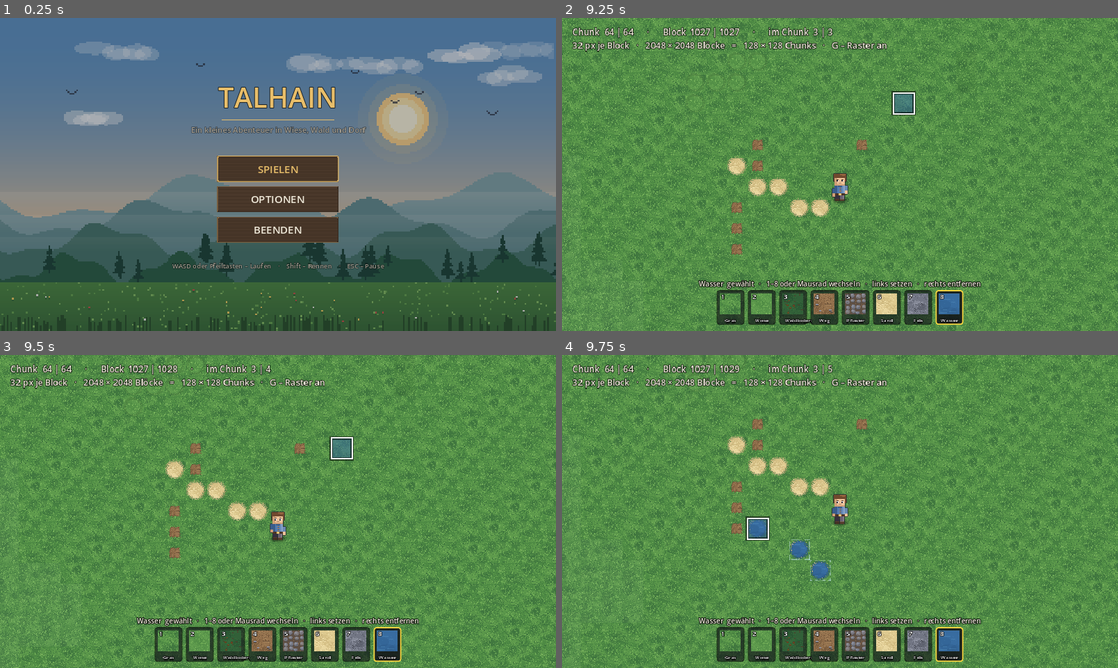
Above: before the commit, frames 1-4 (two rows, left to right).
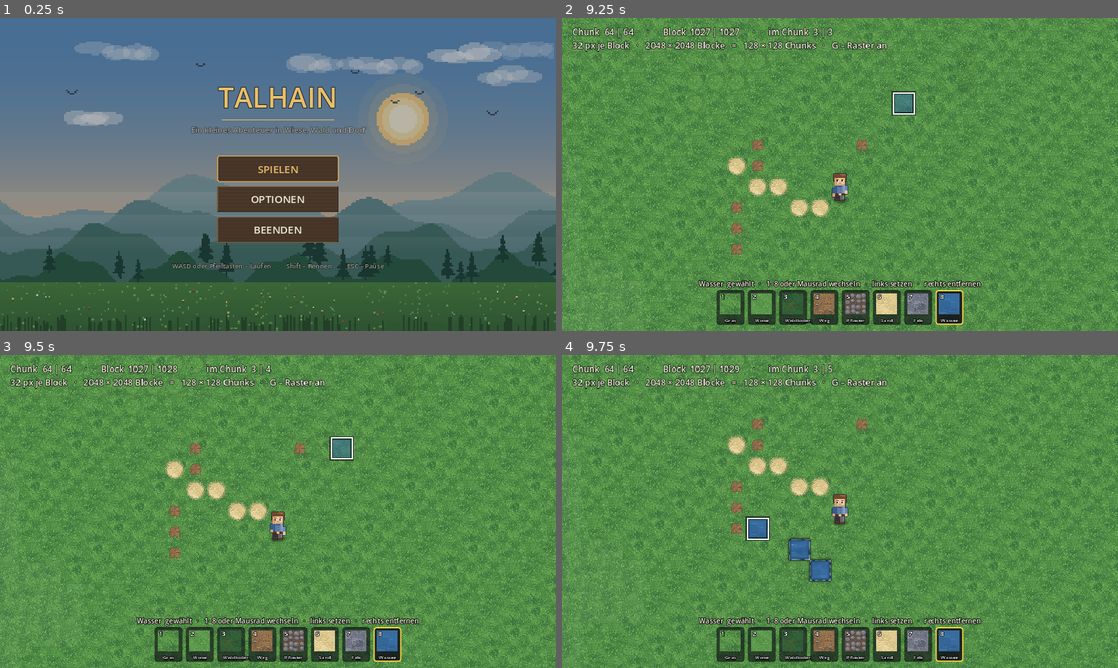
Above: after the commit, the same moments.

Repository: Liouinz/2D-Spiel-
Game: Godot game, scene res://scenes/main.tscn
The game is run twice, just before and just after one commit, with the same random seed, the same clock (stepped at 60 frames per second) and the same inputs.
Inputs (mouse positions are in pixels of both pictures, inside the frame that each line leads up to):
- Up to frame 1 (0.25 s): no input
- Up to frame 2 (9.25 s): click "SPIELEN" at 0.5 s; tap Enter at 1.25 s; move the mouse to (962, 158) at 1.27 s; hold D (move_right) 1.28-2 s; hold Shift (run) 1.28-2 s; click (962, 158) at 1.42 s; tap Space (jump) at 1.52, 4.52, 7.52 s; drag from (728, 190) to (812, 237) at 2.02 s; move the mouse to (895, 105) at 2.77 s; hold D (move_right) 2.78-3.5 s; hold G (toggle_grid) 2.78-3.5 s; tap Shift (run) at 3.05 s; drag from (812, 237) to (673, 127) at 3.52 s; move the mouse to (1006, 221) at 4.27 s; hold A (move_left) 4.28-5 s; hold Shift (run) 4.28-5 s; tap 2 at 4.35 s; drag from (673, 127) to (756, 96) at 5.02 s; move the mouse to (867, 174) at 5.77 s; hold S (move_down) 5.78-6.5 s; hold Shift (run) 5.78-6.5 s; tap 4 at 5.85 s; click (867, 174) at 5.92 s; drag from (756, 96) to (728, 190) at 6.52 s; move the mouse to (962, 158) at 7.27 s; hold W (move_up) 7.28-8 s; hold Shift (run) 7.28-8 s; tap 6 at 7.35 s; drag from (728, 190) to (812, 237) at 8.02 s; move the mouse to (895, 105) at 8.77 s; hold S (move_down) from 8.78 s (still down); hold Shift (run) from 8.78 s (still down); tap 8 at 8.85 s
- Up to frame 3 (9.5 s): keep holding S (move_down); keep holding Shift (run)
- Up to frame 4 (9.75 s): release S (move_down) at 9.5 s; release Shift (run) at 9.5 s; drag from (812, 574) to (673, 464) at 9.52 s

Frames 1-3 are identical in both runs. In frame 4, 0.4% of the frame differs, in the area x 33-49%, y 51-73%.

Commit message:
Klippen und Ufer: Kanten mit Hoehe statt weicher Verlaeufe
Fels und Wasser sahen flach aus, weil das Eck-Autotiling sie in die Nachbarn
einblendete. Recherche (Slynyrd, "Top Down Tiles"): Hoehe entsteht durch eine
Wandflaeche nach unten plus einen Schlagschatten, der immer gleich lang ist,
egal wie hoch die Wand ist.

Neue Datei src/gfx/edge_art.gd baut drei Kachelsaetze ueber eine 4-Bit-
Nachbarmaske, dazu zwei neue TileMapLayer (Kanten, Schatten) unter der
Brandung:

- Klippe: Wandflaeche mit Farbverlauf, Rissen und waagerechter Schichtung,
  darueber eine helle Bruchkante. Drei Ausfuehrungen je Maske, nach Position
  gestreut - mit nur einer wiederholte sich dieselbe Wand an jeder Kachel.
- Die Wand laeuft ueber die Blockkante: obere 16 px auf der Felskachel, untere
  7 px auf der Kachel darunter, danach 10 px Schlagschatten nach rechts
  versetzt. Der Verlauf laeuft ueber beide Kacheln durch, sonst gibt es eine
  Naht.
- Ufer: dunkles Band auf dem Land, Tiefenband im Wasser. Statt gezogener
  Linien wird je Pixel der Abstand zur naechsten anderen Seite gerechnet und
  daraus die Deckkraft, gedithert ueber dieselbe Bayer-Matrix wie sonst - an
  Ecken laufen die Baender dadurch ineinander statt ein L zu bilden.

Fels und flaches Wasser verlaufen jetzt gar nicht mehr, sondern belegen genau
ihre Bloecke. Das war noetig, weil das Eck-Autotiling die Gelaendegrenze auf
das Eckraster legt - eine halbe Kachel versetzt zum Blockraster. Wand,
Uferband und Brandung sassen dadurch neben dem sichtbaren Rand; die Brandung
landete auf dem Sand statt im Wasser. Tiefwasser bleibt weich, dort geht es
um Tiefe statt um eine Kante; Wiese, Waldboden und Sand ebenso.

Nebenbei: TileSetAtlasSource braucht Textur und Kachelgroesse VOR create_tile,
sonst legt sie keine Kacheln an (49 Fehlermeldungen je Weltaufbau).

Selbsttest: 68 Pruefungen, alle gruen - neu die Klippenwand, der Schlagschatten
unter ihr, das Uferband auf dem Land und das Tiefenband im Wasser.

Co-Authored-By: Claude Opus 5 <noreply@anthropic.com>
Claude-Session: https://claude.ai/code/session_01HgYAB6E32DDv1UqE7nxM7u

Diff:
--- a/src/dev/self_test.gd
+++ b/src/dev/self_test.gd
@@ -411,6 +411,10 @@
 			var c := o + Vector2i(x, y)
 			if tool.map.get_tile(c.x, c.y) == MapData.Tile.GRASS:
 				tool.place(c, MapData.Tile.MEADOW)
+	# Felsplateau: hier muss die Klippe mit Wand und Schlagschatten entstehen
+	for y in range(-2, 3):
+		for x in range(14, 21):
+			tool.place(o + Vector2i(x, y), MapData.Tile.ROCK)
 	# Teich mit Sandsaum
 	for y in range(6, 11):
 		for x in range(7, 13):
@@ -421,7 +425,21 @@
 	await _frames(2)
 	_check(tool.map.is_solid(o.x + 9, o.y + 8), "Teich blockiert")
 
-	player.position = Vector2(o.x + 7.0, o.y + 4.0) * Config.TILE
+	# Klippe: Wandkachel auf dem Fels, Schlagschatten auf der Kachel darunter
+	var edges: TileMapLayer = world.streamer.layers[GroundTileSet.LAYER_EDGE]
+	var shadows: TileMapLayer = world.streamer.layers[GroundTileSet.LAYER_SHADOW]
+	var brink := o + Vector2i(17, 2)          # unterste Felsreihe
+	_check(edges.get_cell_source_id(brink) != -1, "Fels bekommt eine Kantenkachel")
+	_check(shadows.get_cell_source_id(brink + Vector2i(0, 1)) != -1,
+		"Schlagschatten liegt unter der Klippe")
+	_check(shadows.get_cell_source_id(brink) == -1,
+		"Auf dem Fels selbst liegt kein Schatten")
+	var shore := o + Vector2i(9, 6)           # Sand direkt über dem Teich
+	_check(edges.get_cell_source_id(shore) != -1, "Land am Wasser bekommt eine Uferkante")
+	_check(edges.get_cell_source_id(o + Vector2i(9, 7)) != -1,
+		"Wasser am Ufer bekommt ein Tiefenband")
+
+	player.position = Vector2(o.x + 12.0, o.y + 4.0) * Config.TILE
 	player.velocity = Vector2.ZERO
 	world.camera.snap_to_target()
 	await _frames(6)
--- /dev/null
+++ b/src/gfx/edge_art.gd
@@ -0,0 +1,244 @@
+class_name EdgeArt
+extends RefCounted
+## Kanten, die Höhe zeigen: Felsklippen und Ufer.
+##
+## Das Eck-Autotiling des Bodens blendet Nachbarn weich ineinander. Für Wiese
+## und Waldboden ist das richtig — für Fels und Wasser nicht: dort soll man
+## sehen, dass es eine Stufe gibt, statt eines Farbverlaufs.
+##
+## Wie Pixel-Spiele Höhe erzeugen (Slynyrd, „Top Down Tiles"):
+##   * eine WANDFLÄCHE nach unten, weil man von schräg oben schaut
+##   * darunter ein SCHLAGSCHATTEN — höchstens eine Kachel lang, und immer
+##     gleich lang, egal wie hoch die Wand ist
+##   * eine LICHTKANTE oben, wo die Fläche vom Licht angeschnitten wird
+## Die Lichtrichtung ist dieselbe wie überall sonst im Spiel: von oben links.
+##
+## Angesprochen wird über eine 4-Bit-Nachbarmaske. Bit 1 = Norden, 2 = Osten,
+## 4 = Süden, 8 = Westen; gesetzt heißt „dort ist der Nachbar ANDERS".
+
+const T := Config.TILE
+
+const N := 1
+const E := 2
+const S := 4
+const W := 8
+
+## Die Wand läuft über die Blockkante hinweg: die obere Hälfte liegt auf der
+## Felskachel, die untere auf der Kachel darunter.
+##
+## Das muss so sein, weil das Eck-Autotiling die Geländegrenze auf das ECKRASTER
+## legt — eine halbe Kachel versetzt zum Blockraster. Der Fels läuft dadurch
+## schon in der Kachelmitte in Gras aus. Eine Wand nur im unteren Kachelteil
+## stünde sichtbar auf Gras. Deckt sie beide Kacheln, verdeckt sie den weichen
+## Auslauf und die Kante sitzt dort, wo der Block endet.
+const WALL_TOP := 16         ## auf der Felskachel, von unten gerechnet
+const WALL_FOOT := 7         ## auf der Kachel darunter
+const SHADOW_H := 10         ## Schlagschatten darunter — immer gleich lang
+const SHADOW_DX := 2         ## Versatz nach rechts: Licht kommt von links
+const BANK_W := 5            ## Uferkante auf dem Land
+const DEPTH_W := 7           ## Tiefenband im Wasser
+
+var source: int = -1                    ## Quellen-ID im TileSet
+## Drei Ausführungen je Maske. Ohne sie wiederholt sich dieselbe Wand an jeder
+## Kachel und die Klippe sieht gestempelt aus.
+const VARIANTS := 3
+
+var cliff: Array[Vector2i] = []         ## (Maske * VARIANTS + Ausführung)
+var bank: Array[Vector2i] = []          ## Maske -> Kachel (Land am Wasser)
+var depth: Array[Vector2i] = []         ## Maske -> Kachel (Wasser am Land)
+var foot: Array[Vector2i] = []          ## Wandfuss + Schlagschatten darunter
+
+## Baut den Atlas und hängt ihn in das übergebene TileSet.
+static func build(ts: TileSet) -> EdgeArt:
+	var e := EdgeArt.new()
+	var tiles: Array[Image] = []
+
+	for mask in 16:
+		for v in VARIANTS:
+			e.cliff.append(_slot(tiles, _cliff_tile(mask, v)))
+	for mask in 16:
+		e.bank.append(_slot(tiles, _bank_tile(mask)))
+	for mask in 16:
+		e.depth.append(_slot(tiles, _depth_tile(mask)))
+	for v in VARIANTS:
+		e.foot.append(_slot(tiles, _foot_tile(v)))
+
+	var cols := 8
+	var rows := int(ceil(float(tiles.size()) / cols))
+	var atlas := Pixel.make(cols * T, rows * T)
+	for i in tiles.size():
+		var pos := Vector2i(i % cols, i / cols)
+		atlas.blit_rect(tiles[i], Rect2i(Vector2i.ZERO, tiles[i].get_size()), pos * T)
+
+	# Textur und Kachelgröße MÜSSEN vor create_tile stehen: sonst hält die
+	# Quelle jede Kachel für ausserhalb der Textur liegend und legt keine an.
+	var src := TileSetAtlasSource.new()
+	src.texture = Pixel.tex(atlas)
+	src.texture_region_size = Vector2i(T, T)
+	for i in tiles.size():
+		src.create_tile(Vector2i(i % cols, i / cols))
+	e.source = ts.add_source(src)
+	return e
+
+static func _slot(tiles: Array[Image], img: Image) -> Vector2i:
+	var i := tiles.size()
+	tiles.append(img)
+	return Vector2i(i % 8, i / 8)
+
+# --- Fels ---------------------------------------------------------------
+
+## Die Klippe. Nach Süden hin eine Wand, nach Norden eine Lichtkante, seitlich
+## abgesetzte Ränder. Zusammen liest sich das als erhöhte Fläche.
+static func _cliff_tile(mask: int, v: int) -> Image:
+	var img := Pixel.make(T, T)
+
+	if mask & S:
+		_wall(img, T - WALL_TOP, WALL_TOP, true, v)
+
+	if mask & N:
+		# Oberkante: erst eine dunkle Trennlinie zum Nachbarn, dann die
+		# Lichtkante. Ohne die Trennlinie klebt der harte Felsrand am Gras.
+		for x in T:
+			var jag := 1 if _rough(x, 91 + v * 7) < 2 else 0
+			Pixel.px(img, x, jag, Palette.STONE_DARK.darkened(0.30))
+			Pixel.px(img, x, jag + 1, Palette.STONE_LIGHT)
+			Pixel.px(img, x, jag + 2, Palette.STONE_LIGHT.lerp(Palette.STONE, 0.45))
+			Pixel.px(img, x, jag + 3, Palette.STONE_LIGHT.lerp(Palette.STONE, 0.78))
+
+	if mask & W:
+		# Lichtseite: das Licht kommt von links oben.
+		for y in T:
+			var jag := 1 if _rough(y, 37 + v * 7) < 2 else 0
+			Pixel.px(img, jag, y, Palette.STONE_DARK.darkened(0.22))
+			Pixel.px(img, jag + 1, y, Palette.STONE_LIGHT.lerp(Palette.STONE, 0.25))
+			Pixel.px(img, jag + 2, y, Palette.STONE_LIGHT.lerp(Palette.STONE, 0.70))
+	if mask & E:
+		# Schattenseite
+		for y in T:
+			var jag := 1 if _rough(y, 53 + v * 7) < 2 else 0
+			Pixel.px(img, T - 1 - jag, y, Palette.STONE_DARK.darkened(0.35))
+			Pixel.px(img, T - 2 - jag, y, Palette.STONE_DARK)
+			Pixel.px(img, T - 3 - jag, y, Palette.STONE_DARK.lerp(Palette.STONE, 0.55))
+	return img
+
+## Die Fortsetzung der Wand auf der Kachel unter dem Fels, dazu der
+## Schlagschatten. Er ist immer gleich lang, egal wie hoch die Felsfläche ist —
+## so machen es Pixel-Spiele, sonst kippt die Perspektive.
+static func _foot_tile(v: int) -> Image:
+	var img := Pixel.make(T, T)
+	_wall(img, 0, WALL_FOOT, false, v)
+	for y in range(WALL_FOOT, WALL_FOOT + SHADOW_H):
+		var f := 1.0 - float(y - WALL_FOOT) / SHADOW_H
+		var a := 0.46 * f * f
+		for x in range(SHADOW_DX, T):
+			if a < Pixel.bayer(x, y) * 0.22:
+				continue
+			Pixel.px(img, x, y, Color(0.05, 0.06, 0.11, a + 0.08))
+	return img
+
+## Eine Steinwand von `top` an, `height` Pixel hoch.
+##
+## Nicht einfach dunkel: oben am Bruch hell, nach unten in den Schatten, dazu
+## unregelmässige Risse. Gleichmässige Risse sähen aus wie ein Heizkörper.
+static func _wall(img: Image, top: int, height: int, lip: bool, v: int) -> void:
+	# Die Wand geht insgesamt über WALL_TOP + WALL_FOOT Pixel; der Verlauf
+	# muss über beide Kacheln hinweg durchlaufen, sonst gibt es eine Naht.
+	var total := float(WALL_TOP + WALL_FOOT)
+	var offset := 0.0 if lip else float(WALL_TOP)
+	for y in range(top, top + height):
+		var f := (offset + float(y - top)) / total
+		Pixel.hline(img, 0, y, T, Palette.STONE.lerp(Palette.STONE_DARK.darkened(0.35), f))
+
+	if lip:
+		# Bruchkante: helle Lippe, wo die Deckfläche abbricht.
+		for x in T:
+			var jag := _rough(x, 17 + v * 7) % 2
+			Pixel.px(img, x, top - jag, Palette.STONE_LIGHT)
+			Pixel.px(img, x, top - jag + 1, Palette.STONE_LIGHT.lerp(Palette.STONE, 0.55))
+
+	# Waagerechte Schichtung: Fels bricht in Lagen, das trägt mehr zur Wirkung
+	# bei als viele senkrechte Striche.
+	if lip:
+		var band := top + int(height * 0.55)
+		for x in T:
+			if _rough(x, 61 + v * 7) < 6:
+				Pixel.px(img, x, band, Palette.STONE_DARK.darkened(0.18))
+
+	# Risse: wenige und ungleich lang. Ein Riss je rund zwölf Pixel — bei
+	# jedem vierten sähe die Wand aus wie ein Lattenzaun.
+	for x in T:
+		if _hash(x + v * 101) % 12 != 0:
+			continue
+		var deep := Palette.STONE_DARK.darkened(0.40)
+		var lit := Palette.STONE.lerp(Palette.STONE_LIGHT, 0.25)
+		# Der Riss läuft IMMER bis zur Unterkante durch, nur sein Anfang wandert.
+		# Sonst brechen die Risse an der Kachelgrenze ab und der Wandfuss
+		# bekommt eine eigene Reihe Striche, die zu nichts gehört.
+		var start := top + (0 if not lip else 2 + _rough(x, 29 + v * 7))
+		var h := top + height - start
+		if h < 2:
+			continue
+		var wide := 1 + (_rough(x, 83 + v * 7) % 2)
+		for i in wide:
+			Pixel.vline(img, x + i, start, h, deep)
+		# Lichtkante rechts vom Riss — dort trifft das Licht von links wieder auf.
+		if x + wide < T:
+			Pixel.vline(img, x + wide, start, h, lit)
+
+	if not lip:
+		# Fuss der Wand: dunkle Abschlusslinie zum Boden hin.
+		Pixel.hline(img, 0, top + height - 1, T, Palette.STONE_DARK.darkened(0.55))
+
+## Kleiner Streuwert 0..7 — für unregelmässige Kanten.
+static func _rough(v: int, salt: int) -> int:
+	return _hash(v * 31 + salt) % 8
+
+static func _hash(v: int) -> int:
+	var h := v * 73856093
+	h = (h ^ (h >> 13)) * 1274126177
+	return absi(h ^ (h >> 16))
+
+# --- Wasser -------------------------------------------------------------
+
+## Uferkante auf dem LAND: das Land hört sichtbar auf, statt zu verlaufen.
+static func _bank_tile(mask: int) -> Image:
+	return _falloff(mask, BANK_W, Color(0.10, 0.09, 0.07), 0.60)
+
+## Tiefenband im WASSER: direkt am Ufer fällt der Grund weg.
+static func _depth_tile(mask: int) -> Image:
+	return _falloff(mask, DEPTH_W, Palette.WATER_DEEP.darkened(0.45), 0.88)
+
+## Ein Band, das vom Rand nach innen ausläuft.
+##
+## Statt einer gezogenen Linie wird je Pixel der Abstand zur nächsten
+## „anderen" Seite gerechnet und daraus die Deckkraft. Zwei Vorteile: an einer
+## Ecke laufen die Bänder von selbst ineinander statt ein L zu bilden, und der
+## Übergang nach innen ist weich. Gedithert wird über dieselbe 4 × 4-Matrix wie
+## überall sonst — ein glatter Verlauf sähe in Pixelgrafik falsch aus.
+static func _falloff(mask: int, width: int, tint: Color, strength: float) -> Image:
+	var img := Pixel.make(T, T)
+	if mask == 0:
+		return img
+	var w := float(width)
+	for py in T:
+		for px in T:
+			var d := 999.0
+			if mask & N:
+				d = minf(d, py + 0.5)
+			if mask & S:
+				d = minf(d, T - 0.5 - py)
+			if mask & W:
+				d = minf(d, px + 0.5)
+			if mask & E:
+				d = minf(d, T - 0.5 - px)
+			if d >= w:
+				continue
+			# Am Rand voll, nach innen quadratisch auslaufend.
+			var f := 1.0 - d / w
+			var a := strength * f * f
+			# Dithern: der Schwellwert wandert je Pixel, dadurch entsteht ein
+			# gestreuter Übergang statt einer Stufe.
+			if a < Pixel.bayer(px, py) * 0.30:
+				continue
+			img.set_pixelv(Vector2i(px, py), Color(tint.r, tint.g, tint.b, minf(a + 0.10, 0.85)))
+	return img
--- a/src/world/chunk_streamer.gd
+++ b/src/world/chunk_streamer.gd
@@ -20,7 +20,9 @@
 var player: Node2D
 var decor_at: Callable          ## (x, y) -> Index einer Dekorationskachel oder -1
 
-var layers: Array[TileMapLayer] = []   ## die neun Bodenschichten
+## Neun Bodenschichten, danach Kanten und Schlagschatten
+## (siehe GroundTileSet.LAYER_EDGE / LAYER_SHADOW).
+var layers: Array[TileMapLayer] = []
 var decor: TileMapLayer
 var body: StaticBody2D                 ## Sammelknoten aller Kollisionsformen
 
@@ -38,13 +40,14 @@
 	player = p
 
 	for pos in GroundTileSet.STACK.size():
-		var layer := TileMapLayer.new()
-		layer.name = "L%d_%s" % [pos, GroundTileSet.NAMES[GroundTileSet.STACK[pos]]]
-		layer.z_index = -40 + pos
-		layer.texture_filter = CanvasItem.TEXTURE_FILTER_NEAREST
-		layer.tile_set = g.tileset
-		add_child(layer)
-		layers.append(layer)
+		layers.append(_layer("L%d_%s" % [pos, GroundTileSet.NAMES[GroundTileSet.STACK[pos]]],
+			-40 + pos, g))
+
+	# Kanten und Schatten liegen über dem Boden, aber unter der Brandung:
+	# Klippenwände und Uferbänder gehören zum Untergrund, die Wellen darüber.
+	# Reihenfolge muss zu GroundTileSet.LAYER_EDGE / LAYER_SHADOW passen.
+	layers.append(_layer("Kanten", -20, g))
+	layers.append(_layer("Schatten", -21, g))
 
 	decor = TileMapLayer.new()
 	decor.name = "Decoration"
@@ -56,6 +59,15 @@
 	body = StaticBody2D.new()
 	body.name = "Collision"
 	add_child(body)
+
+func _layer(layer_name: String, z: int, g: GroundTileSet) -> TileMapLayer:
+	var layer := TileMapLayer.new()
+	layer.name = layer_name
+	layer.z_index = z
+	layer.texture_filter = CanvasItem.TEXTURE_FILTER_NEAREST
+	layer.tile_set = g.tileset
+	add_child(layer)
+	return layer
 
 ## Baut sofort alles auf, was um die Figur herum liegen muss — ohne Budget,
 ## damit beim Betreten der Welt nichts fehlt.
--- a/src/world/ground_tileset.gd
+++ b/src/world/ground_tileset.gd
@@ -42,6 +42,18 @@
 ## Gebaute Flächen bekommen eckige Übergänge statt runder.
 const HARD := [MapData.Tile.PATH, MapData.Tile.COBBLE]
 
+## Fels und Wasser verlaufen überhaupt nicht: sie belegen genau ihre Blöcke.
+##
+## Das Eck-Autotiling legt die Geländegrenze auf das Eckraster — eine halbe
+## Kachel versetzt zum Blockraster. Für Wiese, Waldboden und Sand ist das
+## richtig, die sollen ineinander übergehen. Für eine Klippe und für eine
+## Uferlinie nicht: Wand, Uferband und Brandung sitzen am Block, der weiche
+## Auslauf aber darüber hinaus — die Brandung landete dadurch auf dem Sand
+## statt im Wasser. Diese beiden Übergänge machen die Kantenkacheln.
+##
+## Tiefwasser bleibt weich: dort geht es nicht um eine Kante, sondern um Tiefe.
+const SHARP := [MapData.Tile.ROCK, MapData.Tile.WATER]
+
 ## Gehört ein Bodentyp zu einer Schicht des Stapels?
 ##
 ## Diese Regel ist die einzige Wahrheit darüber, welche Schicht wo liegt —
@@ -83,6 +95,14 @@
 ## gewesen, hier sind es 81 Bytes.
 var _table := PackedByteArray()
 var _shade: FastNoiseLite               ## grossflaechige Bodenhelligkeit
+var edges: EdgeArt                      ## Klippen und Ufer
+var _sharp: Array[bool] = []            ## Schichten ohne weichen Übergang
+
+## Die Schichtenliste enthält hinter den neun Bodenschichten noch zwei:
+## die Kanten (Klippenwand, Uferband) und die Schlagschatten darunter.
+const LAYER_EDGE := 9
+const LAYER_SHADOW := 10
+const LAYER_COUNT := 11
 
 static func build(art: TileArt, seed_value: int) -> GroundTileSet:
 	var g := GroundTileSet.new()
@@ -125,7 +145,10 @@
 		g._sources.append(sid)
 		g._slots.append(slots)
 
+	g.edges = EdgeArt.build(ts)
 	g._build_table()
+	for pos in STACK.size():
+		g._sharp.append(SHARP.has(STACK[pos]))
 	g._shade = FastNoiseLite.new()
 	g._shade.seed = seed_value + 809
 	g._shade.frequency = 0.030
@@ -289,6 +312,9 @@
 					layers[pos].erase_cell(cell)
 			else:
 				layers[pos].set_cell(cell, _sources[pos], full[pos])
+		if erase:
+			layers[LAYER_EDGE].erase_cell(cell)
+			layers[LAYER_SHADOW].erase_cell(cell)
 		return
 
 	var variant := -1
@@ -308,12 +334,67 @@
 			mask |= 4                                   # unten rechts
 		if _table[base + t3] != 0 and _table[base + t6] != 0 and _table[base + t7] != 0:
 			mask |= 8                                   # unten links
-		if mask == 15 or pos == 0:
+		if mask == 15 or pos == 0 or _sharp[pos]:
 			if variant < 0:
 				variant = variant_at(x, y)
 			layer.set_cell(cell, _sources[pos], _full(pos, variant))
 		else:
 			layer.set_cell(cell, _sources[pos], (_slots[pos] as Array[Vector2i])[mask])
+
+	_paint_edges(layers, cell, t1, t3, t4, t5, t7, erase)
+
+## Klippen und Ufer: alles, was Höhe zeigen soll.
+##
+## Der Schatten wird bewusst auf der Kachel UNTER der Wand gesetzt, aber von
+## dieser Kachel aus nach oben geschaut — sonst würde eine Kachel in den
+## Nachbarchunk schreiben, und beim Entladen bliebe der Schatten stehen.
+func _paint_edges(layers: Array[TileMapLayer], cell: Vector2i,
+		north: int, west: int, here: int, east: int, south: int, erase: bool) -> void:
+	var edge_layer := layers[LAYER_EDGE]
+	var shadow_layer := layers[LAYER_SHADOW]
+
+	var mask := 0
+	var slots: Array[Vector2i] = []
+	if here == MapData.Tile.ROCK:
+		# Klippe: gezählt wird, wo KEIN Fels liegt.
+		if north != here: mask |= EdgeArt.N
+		if east != here: mask |= EdgeArt.E
+		if south != here: mask |= EdgeArt.S
+		if west != here: mask |= EdgeArt.W
+		slots = edges.cliff
+	elif _is_water(here):
+		# Tiefenband: gezählt wird, wo Land liegt.
+		if not _is_water(north): mask |= EdgeArt.N
+		if not _is_water(east): mask |= EdgeArt.E
+		if not _is_water(south): mask |= EdgeArt.S
+		if not _is_water(west): mask |= EdgeArt.W
+		slots = edges.depth
+	else:
+		# Uferkante auf dem Land: gezählt wird, wo Wasser liegt.
+		if _is_water(north): mask |= EdgeArt.N
+		if _is_water(east): mask |= EdgeArt.E
+		if _is_water(south): mask |= EdgeArt.S
+		if _is_water(west): mask |= EdgeArt.W
+		slots = edges.bank
+
+	# Ausführung nach Position streuen: sonst wiederholt sich dieselbe Wand an
+	# jeder Kachel und die Klippe sieht gestempelt aus.
+	var v := posmod(cell.x * 7 + cell.y * 13, EdgeArt.VARIANTS)
+	if mask == 0:
+		if erase:
+			edge_layer.erase_cell(cell)
+	elif here == MapData.Tile.ROCK:
+		edge_layer.set_cell(cell, edges.source, slots[mask * EdgeArt.VARIANTS + v])
+	else:
+		edge_layer.set_cell(cell, edges.source, slots[mask])
+
+	if north == MapData.Tile.ROCK and here != MapData.Tile.ROCK:
+		shadow_layer.set_cell(cell, edges.source, edges.foot[v])
+	elif erase:
+		shadow_layer.erase_cell(cell)
+
+static func _is_water(t: int) -> bool:
+	return t == MapData.Tile.WATER or t == MapData.Tile.DEEP_WATER
 
 ## Die Vollkacheln aller Schichten für eine Kachel ohne abweichende Nachbarn.
 func _full_for(tile: int, x: int, y: int) -> Array:
